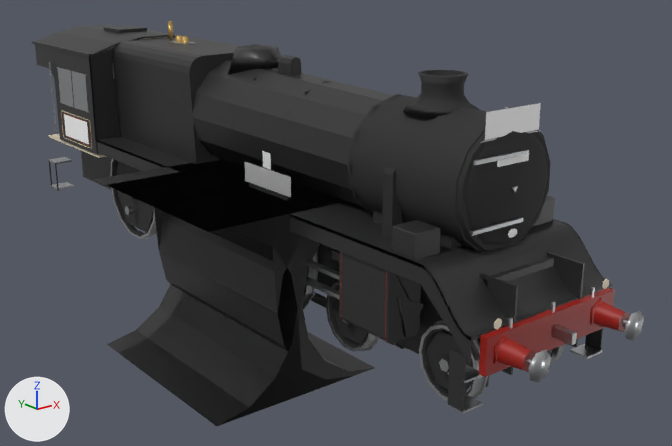
Renders of the glTF model public/models/engine_lod2.glb from each side of a commit.
Before and after are seen from a 50 mm camera at (-8.36, -11.99, 5.55) aimed at (0.5, -0.92, 1.12). Every picture has the same lights, and +X, +Y and +Z are marked at lower left. The older version comes first. Where no turn or scale is listed for an object, it has been applied to the vertices. Vertices at exactly the same position are counted once.

Names of what the first picture shows: 'engine_static_decal_headboard', 'engine_static_decal_nameplate', 'engine_static_paint_black', 'engine_static_paint_red', 'engine_static_smokebox', 'engine_static_steel', 'ws_bogieFront_steel', 'ws_bogieFront_wheel', 'ws_bogieRear_wheel', 'ws_trail_wheel' and 13 more.
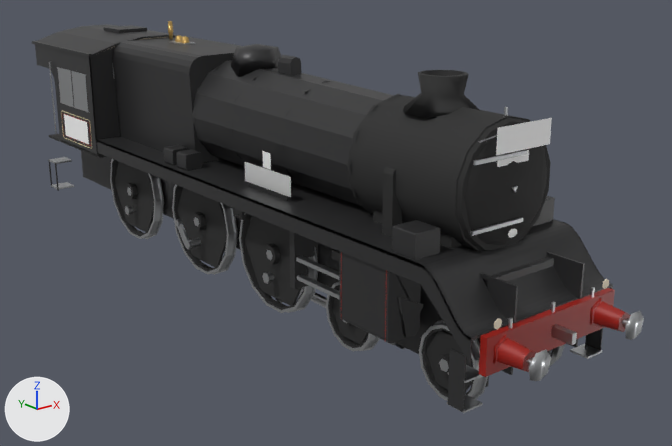
Where the newer file only moved an object's origin or applied its transform, the numbers keep the older frame.

Boxes [x1, y1, x2, y2] around the edits, measured in the pictures (672 x 446 px; the box of a moved part takes in the faces that stretch with it):
'engine_static_paint_black', reshaped: before [32, 25, 613, 426]; after [32, 24, 613, 412]
'engine_static_decal_headboard', moved: before [485, 103, 541, 140]; after [496, 118, 552, 155]
part 1 of me_engine_static_paint_black, added: after [164, 145, 189, 166]
part 2 of me_engine_static_paint_black, added (black): after [176, 149, 203, 171]
part 3 of me_engine_static_paint_black, deleted (black): before [94, 160, 375, 426]
part 4 of me_engine_static_paint_black, moved or reshaped: before [228, 47, 281, 74]; after [231, 47, 281, 77]
'ws_lead_wheel', unchanged, uncovered by the edit: after [241, 213, 304, 310]
'ws_drive_wheel', unchanged, uncovered by the edit: after [174, 185, 227, 272]
'ws_drive_steel', unchanged, uncovered by the edit: after [172, 185, 238, 275]

The change in detail:
me_engine_static_paint_black is used by ob_engine_static_paint_black; location (-0.58, 0.43, 1.48).
me_engine_static_paint_black had 1237 vertices, 2243 faces and spanned x -1.99..1.99, y -6.01..6.01, z -2.36..2.36.
me_engine_static_paint_black now has 1254 vertices, 2268 faces and spans x -0.83..1.99, y -6.01..6.01, z -1.18..2.37.
me_engine_static_paint_black part 1: the loose piece of 40 vertices spanning x -0.67..-0.27, y -5.01..-4.61, z 0.39..0.74 is copied, and the copy is scaled about its middle by (0.72, 0.75, 0.731), then moved by (0.02, 5.76, -0.02); it spans x -0.6..-0.3, y 0.8..1.1, z 0.41..0.68.
me_engine_static_paint_black part 2: the loose piece of 40 vertices spanning x -0.67..-0.27, y -5.01..-4.61, z 0.39..0.74 is copied, and the copy is scaled about its middle by (0.72, 0.75, 0.731), then moved by (0.02, 5.33, -0.02); it spans x -0.6..-0.3, y 0.37..0.67, z 0.41..0.68.
me_engine_static_paint_black part 3: the loose piece of 63 vertices spanning x -1.99..0.87, y -2.59..0.8, z -2.36..0.42 is deleted.
me_engine_static_paint_black part 4: 1 vertex moved from x 0.58, y 0.52, z 1.91 to x 0.87, y 0.43, z 1.91; 3 vertices removed from x 0.11..1.05, y -0.37..0.18, z 1.91; 3 vertices added at x 0.11..1.05, y -0.12..0.43, z 1.91.
Other edits to the shape of me_engine_static_paint_black do not show in these pictures.
Object 'engine_static_decal_headboard' (ob_engine_static_decal_headboard) moves from (0.0, -4.87, 3.43) to (0.0, -5.05, 3.28).
